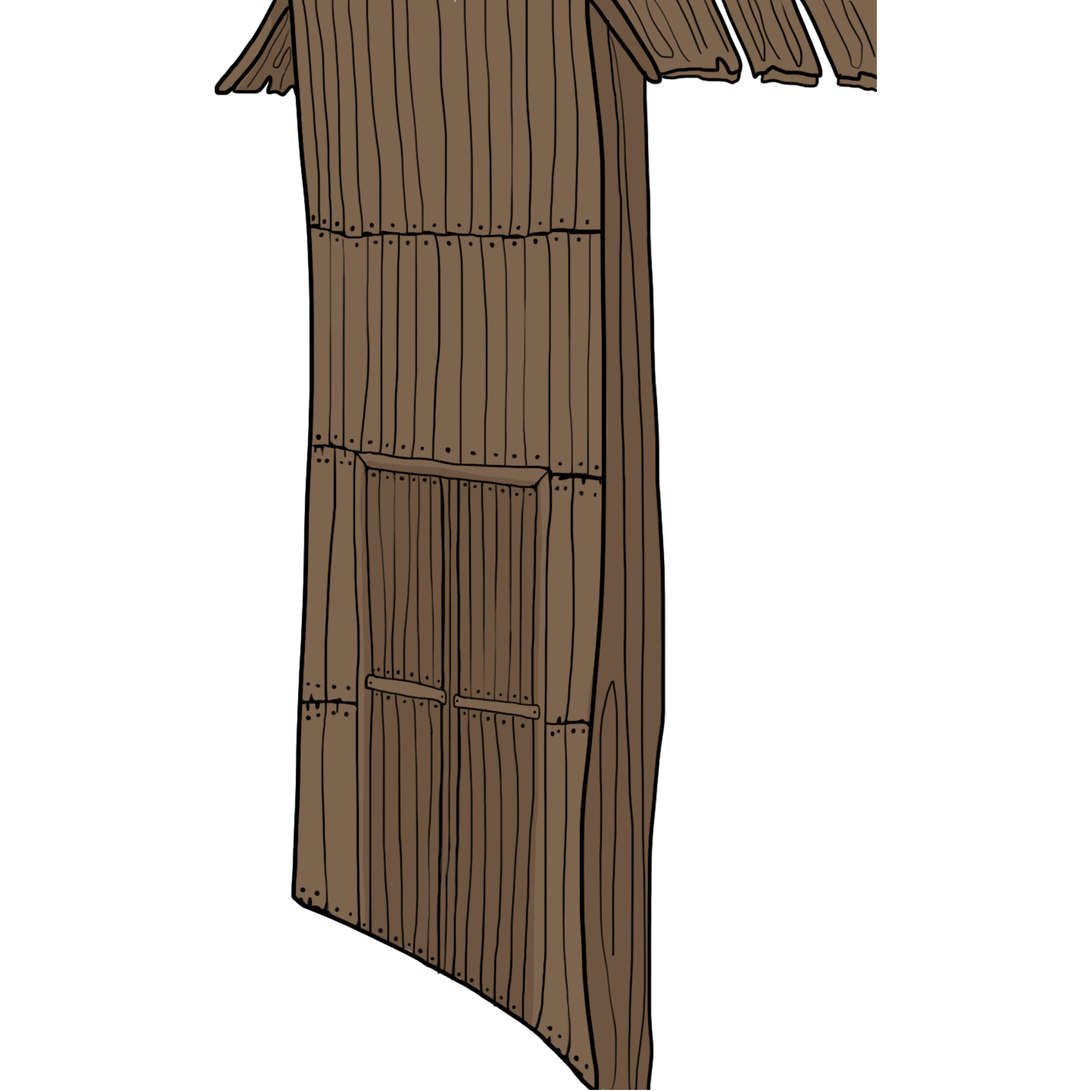
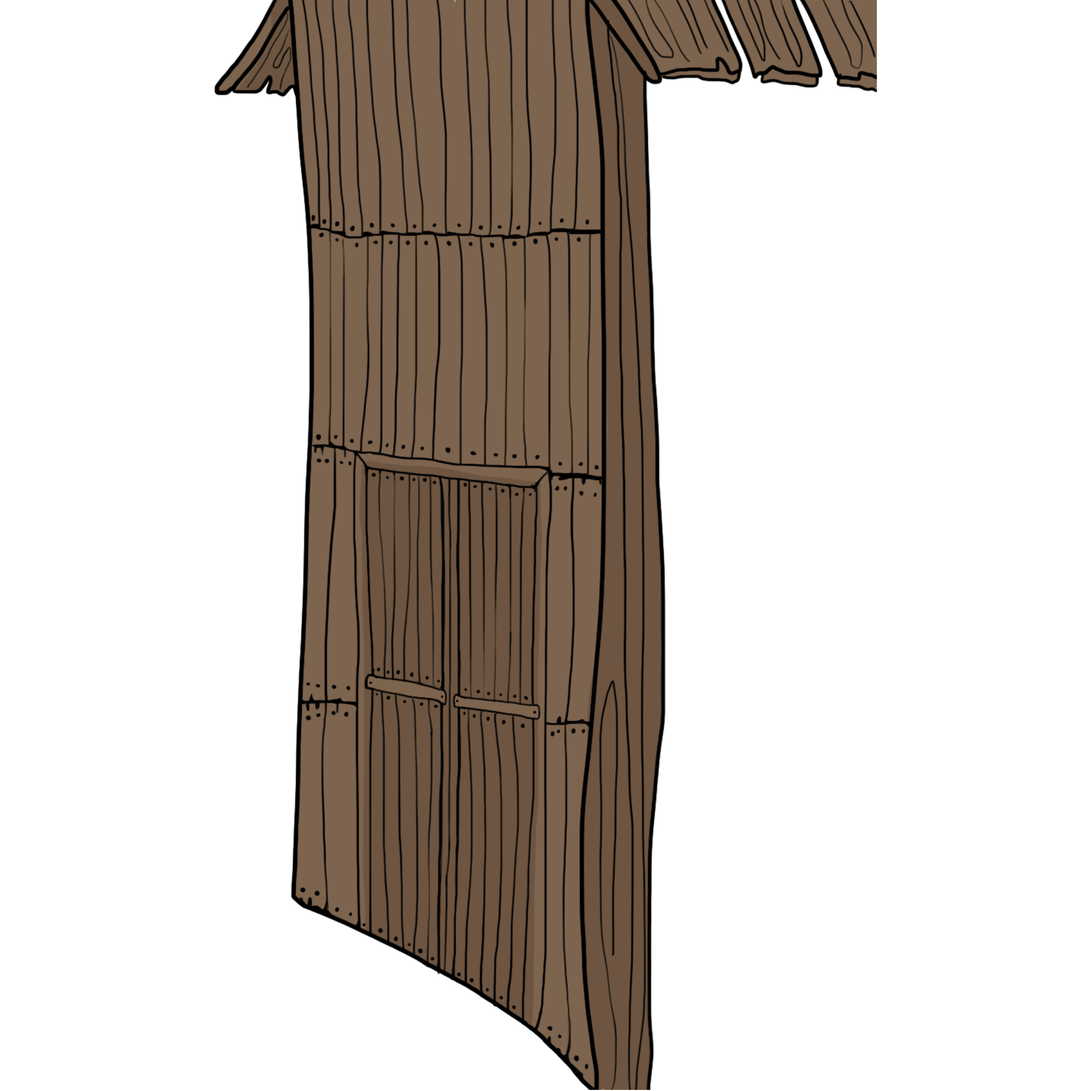
Layers edited between the first and the second w=1091, h=1091 image:
painted on "Layer 1" over [left=391, top=777, right=464, bottom=985]
